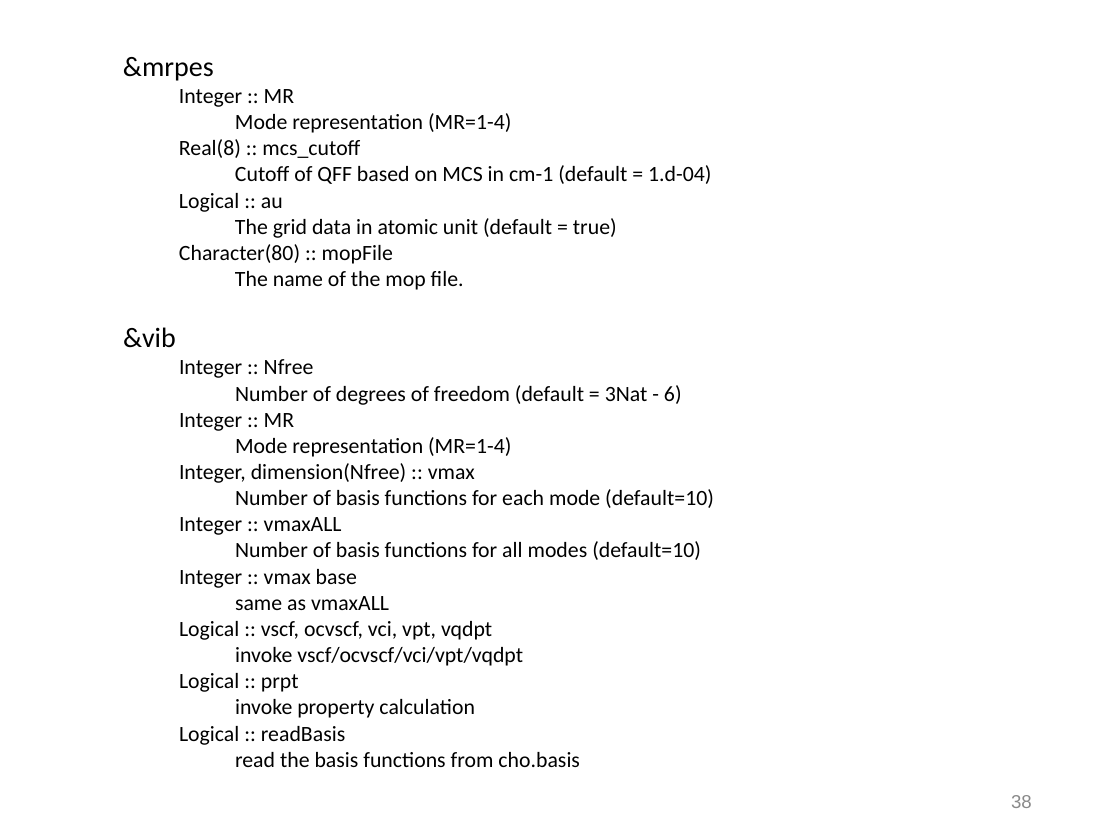
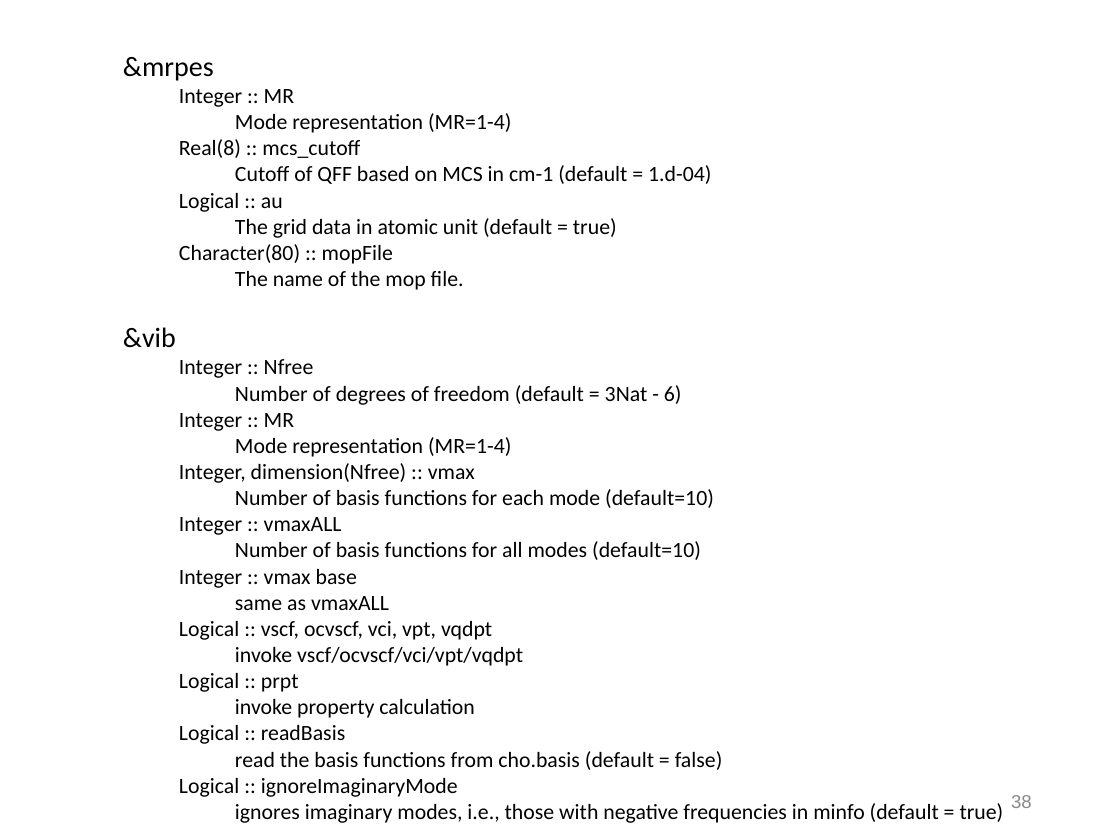
Before and after one commit to yagikiyoshi/sindo, a slide deck: slide 39 of doc/FSindo/usage_FSindo.pptx. Drawn at 1120x840 pixels with LibreOffice and Linux fonts; fonts in the diff are those of the drawing. Boxes give left, top, right and bottom in pixels: in the first picture for what was removed or moved away, otherwise in the second. Text is boxed around its words. In the diff, an @@ line names an element or a change of style, - is before the commit and + after.

Commit message:
add ignoreImaginaryMode

```diff
--- a/doc/FSindo/usage_FSindo.pptx
+++ b/doc/FSindo/usage_FSindo.pptx
@@ text at (179, 751, 1004, 823): text changed @@
-    read the basis functions from cho.basis
+    read the basis functions from cho.basis (default = false)
+  Logical :: ignoreImaginaryMode
+    ignores imaginary modes, i.e., those with negative frequencies in minfo (default = true)
```
Also in this commit, not shown: 1 other file.
